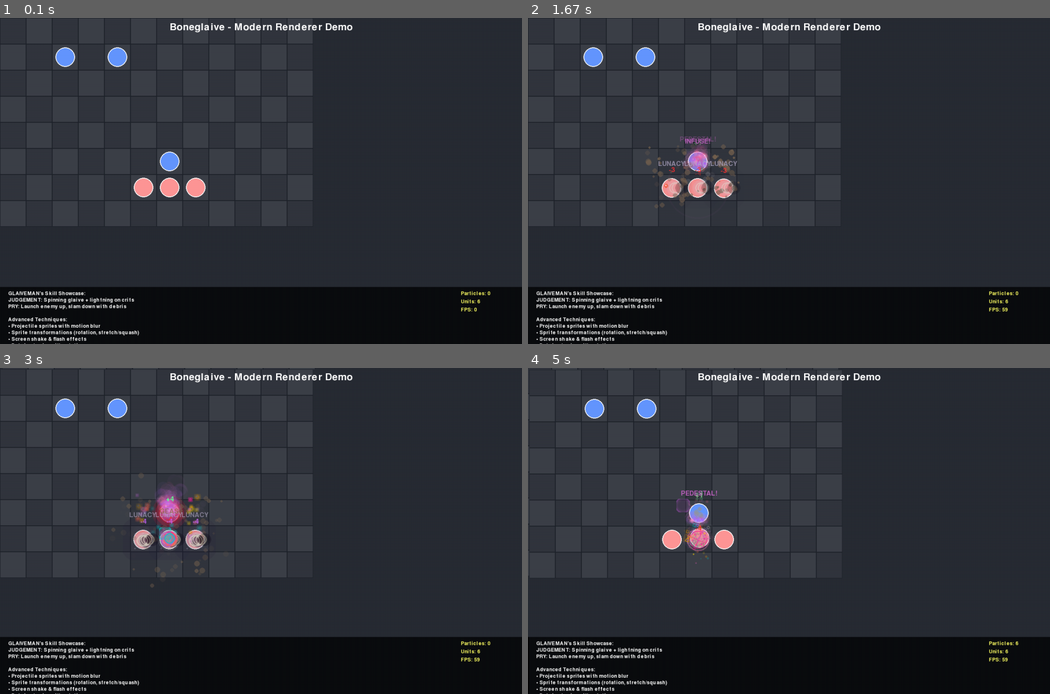
Above: before the commit, frames 1-4 (two rows, left to right).
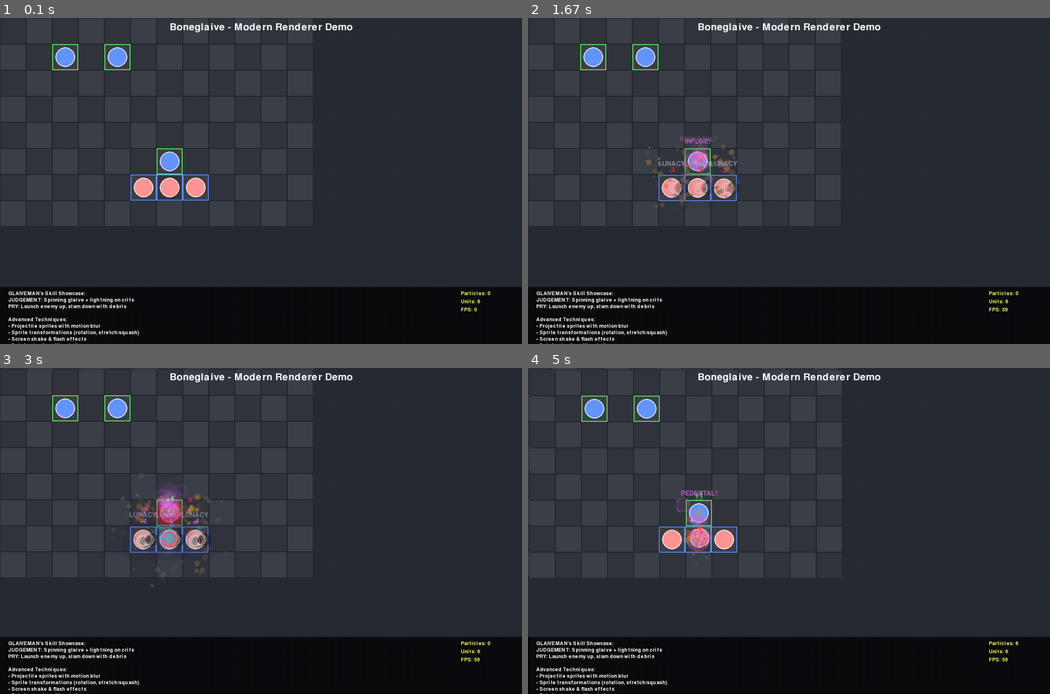
Above: after the commit, the same moments.

Repository: psyclimb/Boneglaive
Game: pygame game, started from boneglaive/graphical/animations/main.py
Same seed, same stepped clock (60 frames per second), same inputs: the game is played once before the commit and once after it.
Inputs (mouse positions are in pixels of both pictures, inside the frame that each line leads up to):
- Up to frame 1 (0.1 s): no input
- Up to frame 2 (1.67 s): tap Space at 0.33, 0.73, 1.03, 1.23, 1.53 s; hold W 0.67-1.13 s; move the mouse to (789, 203) at 0.7 s; hold A from 1.17 s (still down); move the mouse to (841, 252) at 1.2 s
- Up to frame 3 (3 s): release A at 1.7 s; hold S 1.73-2.03 s; move the mouse to (99, 605) at 1.77 s; tap Space at 1.8, 2.13, 2.43, 2.57, 2.97 s; hold A 2.07-2.47 s; move the mouse to (323, 560) at 2.1 s; hold W 2.5-2.87 s; move the mouse to (271, 420) at 2.53 s; hold S from 2.9 s (still down); move the mouse to (73, 521) at 2.93 s
- Up to frame 4 (5 s): release S at 3.27 s; hold A 3.3-3.77 s; move the mouse to (789, 570) at 3.33 s; tap Space at 3.37, 3.67, 3.87, 4.2, 4.5, 4.77 s; hold W 3.8-4.1 s; move the mouse to (987, 654) at 3.83 s; hold A 4.13-4.67 s; move the mouse to (715, 462) at 4.17 s; hold S from 4.7 s (still down); move the mouse to (924, 501) at 4.73 s

The runs differ from the first frame. In frame 1, 0.4% of the frame differs, in the area x 10-40%, y 8-57%; in frame 2, 0.4%; in frame 3, 0.4%; in frame 4, 0.5%, in the area x 10-41%, y 8-57%.

Commit message:
Fix skill cooldown tracking and add player-colored unit outlines
- Fix skill cooldowns being shared across all units of same type
  * Changed skill_bar.py to use game_unit.active_skills instead of registry singletons
  * Each unit now displays its own independent skill instances with correct cooldowns

- Fix skill cooldowns not decrementing in UI
  * UI now displays the actual skill instances updated by unit.tick_cooldowns()
  * Cooldowns now properly decrease each turn as expected

- Add thin tile-sized boxes around units for better visual clarity
  * Green boxes for Player 1 units
  * Blue boxes for Player 2 units
  * 2px border thickness, perfectly aligned with tile grid

🤖 Generated with [Claude Code](https://claude.com/claude-code)

Co-Authored-By: Claude <noreply@anthropic.com>

Diff:
--- a/boneglaive/graphical/animations/core.py
+++ b/boneglaive/graphical/animations/core.py
@@ -362,6 +362,16 @@
             # Draw unit circle (fallback)
             pygame.draw.circle(surface, self.color, (final_x, final_y), self.radius)
             pygame.draw.circle(surface, (255, 255, 255), (final_x, final_y), self.radius, 2)
+
+        # Draw player-colored tile-sized box around unit
+        # Green for Player 1, Blue for Player 2
+        # Calculate tile position (units already have offsets baked into x,y)
+        # So we need to calculate the tile corner from the unit's center position
+        outline_color = (100, 255, 100) if self.player == 1 else (100, 150, 255)
+        tile_x = self.x - TILE_SIZE // 2
+        tile_y = self.y - TILE_SIZE // 2
+        tile_rect = pygame.Rect(tile_x, tile_y, TILE_SIZE, TILE_SIZE)
+        pygame.draw.rect(surface, outline_color, tile_rect, 2)
 
         # HP bar and name hidden for cleaner demo
         # bar_width = 50
--- a/boneglaive/graphical/ui/skill_bar.py
+++ b/boneglaive/graphical/ui/skill_bar.py
@@ -114,17 +114,9 @@
         if not selected_unit or not game_unit:
             return
 
-        # Get unit type and skills from registry
-        from boneglaive.game.skills.registry import UNIT_SKILLS
-
-        unit_type_name = game_unit.type.name
-        if unit_type_name not in UNIT_SKILLS:
-            return
-
-        unit_skills = UNIT_SKILLS[unit_type_name]
-
-        # Get active skills only (passive skills don't need UI slots)
-        active_skills = unit_skills.get("active", [])
+        # Get active skills from the actual unit instance (not registry templates)
+        # This ensures we display the correct current_cooldown values
+        active_skills = game_unit.active_skills
 
         # Create skill slots
         for i, skill in enumerate(active_skills):
